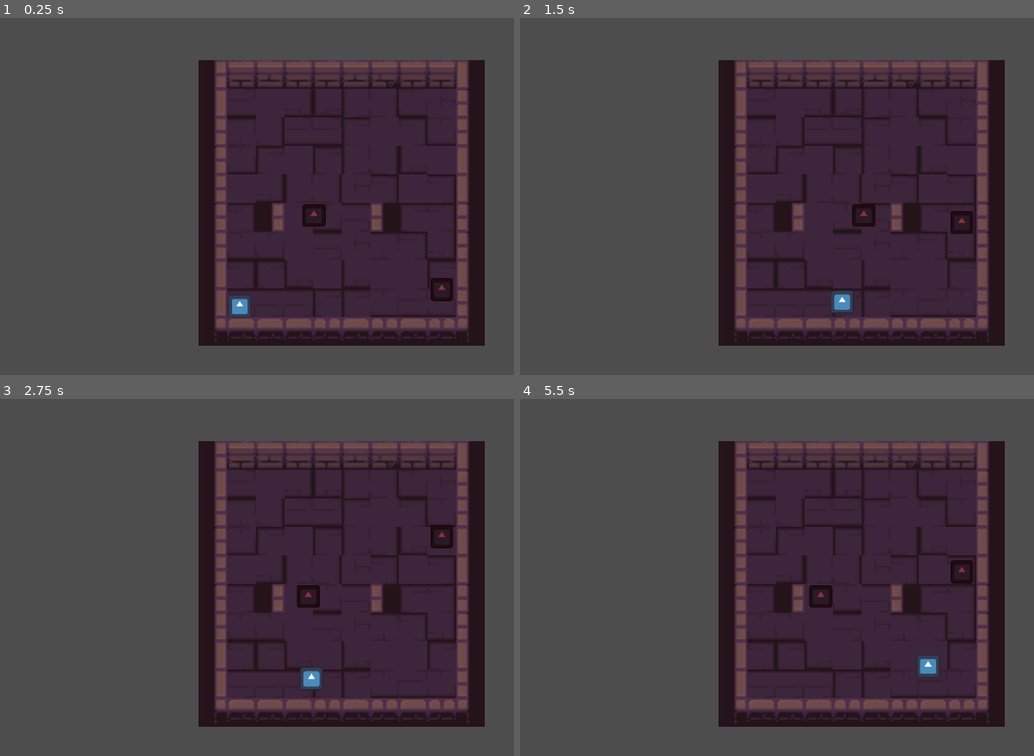
Above: before the commit, frames 1-4 (two rows, left to right).
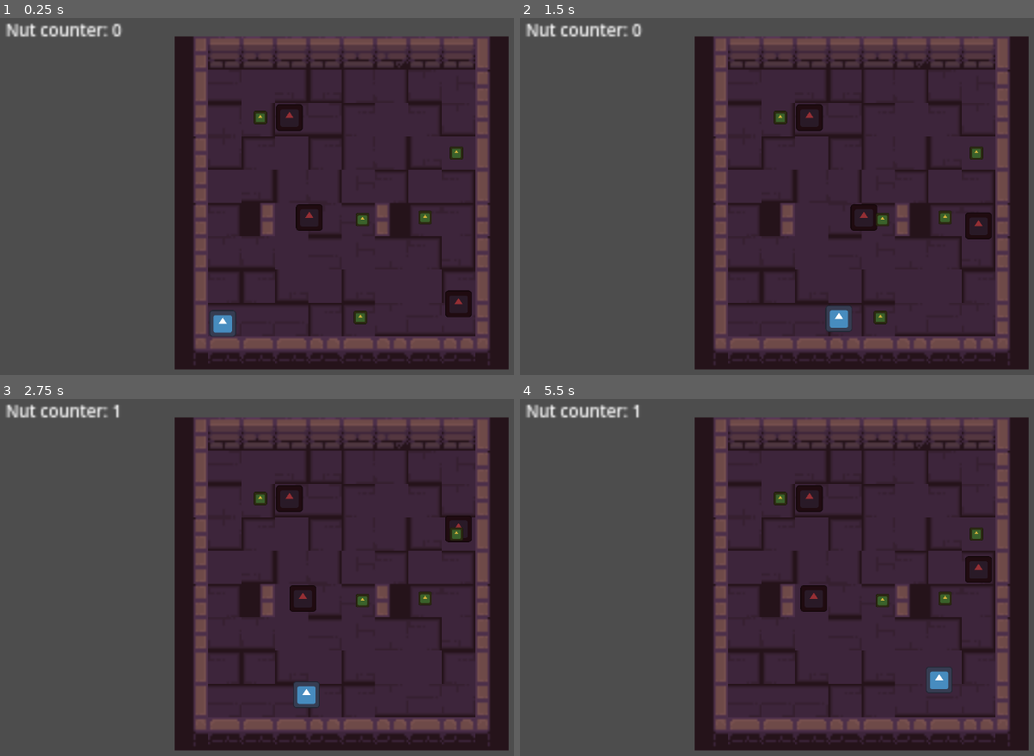
Above: after the commit, the same moments.

Repository: ekaktusz/squirrel-in-the-forest
Game: Godot game, scene res://Scenes/game.tscn
Two runs of this game, one before a commit and one after it. Both use one fixed random seed, a clock stepped at 60 frames per second and the inputs below. The engine's default icon, where the game draws it, is replaced by a stand-in: a white triangle on a blue panel in a dark square.
Inputs:
- Up to frame 1 (0.25 s): no input
- Up to frame 2 (1.5 s): hold Right (ui_right) from 0.53 s (still down); tap Up (ui_up) at 0.77 s
- Up to frame 3 (2.75 s): tap Up (ui_up) at 1.52 s; release Right (ui_right) at 2.03 s; hold Left (ui_left) from 2.03 s (still down)
- Up to frame 4 (5.5 s): release Left (ui_left) at 2.78 s; hold Right (ui_right) 2.78-4.28 s; tap Up (ui_up) at 3.02, 3.77, 4.52 s; hold Left (ui_left) 4.28-5.03 s; hold Right (ui_right) from 5.03 s (still down)

The runs differ from the first frame. In frame 1, 30% of the frame differs, in the area x 1-99%, y 1-99%; in frame 2, 30%; in frame 3, 30%; in frame 4, 30%.

Commit message:
nuts added, globals and pickup logic basics

Diff:
--- /dev/null
+++ b/Scenes/Hud/Hud.tscn
@@ -0,0 +1,12 @@
+[gd_scene load_steps=2 format=3 uid="uid://cdnwvb5y6yy62"]
+
+[ext_resource type="Script" path="res://Scenes/Hud/hud.gd" id="1_qq101"]
+
+[node name="Hud" type="Node2D"]
+script = ExtResource("1_qq101")
+
+[node name="Label" type="Label" parent="."]
+offset_right = 40.0
+offset_bottom = 23.0
+theme_override_font_sizes/font_size = 8
+text = "Nuts: "
--- /dev/null
+++ b/Scenes/Hud/hud.gd
@@ -0,0 +1,5 @@
+extends Node2D
+@onready var label: Label = $Label
+
+func _process(delta: float) -> void:
+	label.text = "Nut counter: " + str(Globals.nut_counter)
--- a/Scenes/Levels/DummyLevel.tscn
+++ b/Scenes/Levels/DummyLevel.tscn
@@ -1,8 +1,10 @@
-[gd_scene load_steps=4 format=4 uid="uid://daj4n0evxxeig"]
+[gd_scene load_steps=6 format=4 uid="uid://daj4n0evxxeig"]
 
 [ext_resource type="PackedScene" uid="uid://cy6e58i5cbg2h" path="res://Scenes/Tilemaps/TilemapGroundFloor.tscn" id="1_omx4m"]
 [ext_resource type="Script" path="res://Scenes/Levels/dummy_level.gd" id="1_xpino"]
 [ext_resource type="PackedScene" uid="uid://c56unw6ldcudi" path="res://Scenes/NPC/NPC.tscn" id="2_4m5nu"]
+[ext_resource type="PackedScene" uid="uid://cmkkegdbsiwcv" path="res://Scenes/Nut/Nut.tscn" id="4_ic73y"]
+[ext_resource type="PackedScene" uid="uid://cauia1447s1l2" path="res://Scenes/Squirrel/Squirrel.tscn" id="5_53h01"]
 
 [node name="DummyLevel" type="Node2D"]
 script = ExtResource("1_xpino")
@@ -16,4 +18,30 @@
 [node name="NPC2" parent="." instance=ExtResource("2_4m5nu")]
 position = Vector2(-8, 7)
 
+[node name="NPC3" parent="." instance=ExtResource("2_4m5nu")]
+position = Vector2(-25, -41)
+
 [node name="NavigationAgent2D" type="NavigationAgent2D" parent="."]
+
+[node name="Nut1" parent="." instance=ExtResource("4_ic73y")]
+position = Vector2(10, 8)
+scale = Vector2(0.05, 0.05)
+
+[node name="Nut2" parent="." instance=ExtResource("4_ic73y")]
+position = Vector2(9, 55)
+scale = Vector2(0.05, 0.05)
+
+[node name="Nut3" parent="." instance=ExtResource("4_ic73y")]
+position = Vector2(-39, -41)
+scale = Vector2(0.05, 0.05)
+
+[node name="Nut4" parent="." instance=ExtResource("4_ic73y")]
+position = Vector2(40, 7)
+scale = Vector2(0.05, 0.05)
+
+[node name="Nut5" parent="." instance=ExtResource("4_ic73y")]
+position = Vector2(55, -24)
+scale = Vector2(0.05, 0.05)
+
+[node name="Squirrel" parent="." instance=ExtResource("5_53h01")]
+position = Vector2(-57, 58)
--- a/Scenes/Levels/dummy_level.gd
+++ b/Scenes/Levels/dummy_level.gd
@@ -4,5 +4,7 @@
 @onready var npc_2: CharacterBody2D = $NPC2
 
 func _process(_delta: float) -> void:
+	npc_2.motion_mode = CharacterBody2D.MOTION_MODE_FLOATING
+	npc.motion_mode = CharacterBody2D.MOTION_MODE_GROUNDED
 	npc.move()
 	npc_2.move_side()
--- a/Scenes/NPC/NPC.tscn
+++ b/Scenes/NPC/NPC.tscn
@@ -1,10 +1,10 @@
-[gd_scene load_steps=6 format=3 uid="uid://c56unw6ldcudi"]
+[gd_scene load_steps=7 format=3 uid="uid://c56unw6ldcudi"]
 
 [ext_resource type="Script" path="res://Scenes/NPC/npc.gd" id="1_r6vrx"]
 [ext_resource type="Texture2D" uid="uid://kys84x5wpcxf" path="res://icon.svg" id="2_1mq5b"]
 
-[sub_resource type="CircleShape2D" id="CircleShape2D_80fer"]
-radius = 61.0328
+[sub_resource type="RectangleShape2D" id="RectangleShape2D_fms7k"]
+size = Vector2(120, 120)
 
 [sub_resource type="AtlasTexture" id="AtlasTexture_jjika"]
 atlas = ExtResource("2_1mq5b")
@@ -21,14 +21,28 @@
 "speed": 5.0
 }]
 
+[sub_resource type="RectangleShape2D" id="RectangleShape2D_pu7pp"]
+size = Vector2(130, 130)
+
 [node name="NPC" type="CharacterBody2D"]
 y_sort_enabled = true
 scale = Vector2(0.1, 0.1)
+slide_on_ceiling = false
+floor_block_on_wall = false
 script = ExtResource("1_r6vrx")
 
 [node name="CollisionShape2D" type="CollisionShape2D" parent="."]
-shape = SubResource("CircleShape2D_80fer")
+scale = Vector2(1, 1)
+shape = SubResource("RectangleShape2D_fms7k")
 
 [node name="AnimatedSprite2D" type="AnimatedSprite2D" parent="."]
 self_modulate = Color(0.584682, 0.184671, 0.202829, 1)
+scale = Vector2(1, 1)
 sprite_frames = SubResource("SpriteFrames_c5cg8")
+
+[node name="Area2D" type="Area2D" parent="." groups=["enemy"]]
+scale = Vector2(1, 1)
+
+[node name="CollisionShape2D" type="CollisionShape2D" parent="Area2D"]
+scale = Vector2(1, 1)
+shape = SubResource("RectangleShape2D_pu7pp")
--- a/Scenes/NPC/npc.gd
+++ b/Scenes/NPC/npc.gd
@@ -1,8 +1,6 @@
 extends CharacterBody2D
 
 @onready var npc: CharacterBody2D = $"."
-@onready var navigation_agent_2d: NavigationAgent2D = $"../NavigationAgent2D"
-
 const SPEED = 30
 const ACCELERATION = 1
 var direction: Vector2 = Vector2.UP
@@ -23,7 +21,6 @@
 func move_side():
 	velocity = direction_2 * SPEED * ACCELERATION
 	move_and_slide()
-	print(is_on_wall())
 	if is_on_wall():
 		change_direction_side()
 
--- /dev/null
+++ b/Scenes/Nut/Nut.tscn
@@ -0,0 +1,22 @@
+[gd_scene load_steps=4 format=3 uid="uid://cmkkegdbsiwcv"]
+
+[ext_resource type="Script" path="res://Scenes/Nut/nut.gd" id="1_bqe84"]
+[ext_resource type="Texture2D" uid="uid://kys84x5wpcxf" path="res://icon.svg" id="2_vq4yt"]
+
+[sub_resource type="CircleShape2D" id="CircleShape2D_l7wy3"]
+radius = 86.0233
+
+[node name="Nut" type="Node2D"]
+script = ExtResource("1_bqe84")
+
+[node name="Sprite2D" type="Sprite2D" parent="."]
+self_modulate = Color(0.823994, 0.692834, 0.226163, 1)
+texture = ExtResource("2_vq4yt")
+
+[node name="Area2D" type="Area2D" parent="Sprite2D" groups=["nut"]]
+y_sort_enabled = true
+
+[node name="CollisionShape2D" type="CollisionShape2D" parent="Sprite2D/Area2D"]
+shape = SubResource("CircleShape2D_l7wy3")
+
+[connection signal="area_entered" from="Sprite2D/Area2D" to="." method="_on_area_2d_area_entered"]
--- /dev/null
+++ b/Scenes/Nut/nut.gd
@@ -0,0 +1,5 @@
+extends Node2D
+
+func _on_area_2d_area_entered(area: Area2D) -> void:
+	if area.is_in_group("player"):
+		queue_free()
--- a/Scenes/Squirrel/Squirrel.tscn
+++ b/Scenes/Squirrel/Squirrel.tscn
@@ -1,10 +1,10 @@
-[gd_scene load_steps=6 format=3 uid="uid://cauia1447s1l2"]
+[gd_scene load_steps=7 format=3 uid="uid://cauia1447s1l2"]
 
 [ext_resource type="Script" path="res://Scenes/Squirrel/squirrel.gd" id="1_ufrd5"]
 [ext_resource type="Texture2D" uid="uid://kys84x5wpcxf" path="res://icon.svg" id="2_pf5ub"]
 
 [sub_resource type="CircleShape2D" id="CircleShape2D_80fer"]
-radius = 61.0328
+radius = 60.0
 
 [sub_resource type="AtlasTexture" id="AtlasTexture_jjika"]
 atlas = ExtResource("2_pf5ub")
@@ -21,9 +21,13 @@
 "speed": 5.0
 }]
 
+[sub_resource type="RectangleShape2D" id="RectangleShape2D_n733n"]
+size = Vector2(130, 130)
+
 [node name="Squirrel" type="CharacterBody2D"]
 y_sort_enabled = true
 scale = Vector2(0.1, 0.1)
+motion_mode = 1
 script = ExtResource("1_ufrd5")
 
 [node name="CollisionShape2D" type="CollisionShape2D" parent="."]
@@ -31,3 +35,12 @@
 
 [node name="AnimatedSprite2D" type="AnimatedSprite2D" parent="."]
 sprite_frames = SubResource("SpriteFrames_c5cg8")
+
+[node name="Area2D" type="Area2D" parent="." groups=["player"]]
+scale = Vector2(1, 1)
+
+[node name="CollisionShape2D" type="CollisionShape2D" parent="Area2D"]
+scale = Vector2(1, 1)
+shape = SubResource("RectangleShape2D_n733n")
+
+[connection signal="area_entered" from="Area2D" to="." method="_on_area_2d_area_entered"]
--- a/Scenes/Squirrel/squirrel.gd
+++ b/Scenes/Squirrel/squirrel.gd
@@ -1,15 +1,17 @@
 extends CharacterBody2D
-
-
-const SPEED = 50
-const ACCELERATION = 25
-const FRICTION = 10
 
 func _physics_process(_delta: float) -> void:
 
 	var direction = Input.get_vector("ui_left", "ui_right", "ui_up", "ui_down")
 	if direction:
-		velocity = velocity.move_toward(direction * SPEED, ACCELERATION)
+		velocity = velocity.move_toward(direction * Globals.speed, Globals.acceleration)
 	else:
-		velocity = velocity.move_toward(Vector2.ZERO, FRICTION)
+		velocity = velocity.move_toward(Vector2.ZERO, Globals.friction)
 	move_and_slide()
+
+
+func _on_area_2d_area_entered(area: Area2D) -> void:
+	if area.is_in_group("enemy"):
+		Globals.lose_nut()
+	if area.is_in_group("nut"):
+		Globals.collect_nut()
--- a/Scenes/game.tscn
+++ b/Scenes/game.tscn
@@ -1,15 +1,15 @@
 [gd_scene load_steps=3 format=3 uid="uid://shrlalqvdt0q"]
 
 [ext_resource type="PackedScene" uid="uid://daj4n0evxxeig" path="res://Scenes/Levels/DummyLevel.tscn" id="1_i1m72"]
-[ext_resource type="PackedScene" uid="uid://cauia1447s1l2" path="res://Scenes/Squirrel/Squirrel.tscn" id="1_iiss6"]
+[ext_resource type="PackedScene" uid="uid://cdnwvb5y6yy62" path="res://Scenes/Hud/Hud.tscn" id="3_hap6f"]
 
 [node name="Game" type="Node2D"]
 position = Vector2(130, 65)
 
 [node name="Camera2D" type="Camera2D" parent="."]
-zoom = Vector2(3, 3)
+zoom = Vector2(3.5, 3.5)
 
 [node name="DummyLevel" parent="." instance=ExtResource("1_i1m72")]
 
-[node name="Squirrel" parent="." instance=ExtResource("1_iiss6")]
-position = Vector2(-57, 58)
+[node name="Hud" parent="." instance=ExtResource("3_hap6f")]
+position = Vector2(-161, -89)
--- /dev/null
+++ b/Scripts/globals.gd
@@ -0,0 +1,13 @@
+extends Node
+
+
+var nut_counter: int = 0
+const speed = 50
+const acceleration = 25
+const friction = 10
+
+func collect_nut():
+	nut_counter += 1
+
+func lose_nut():
+	nut_counter -= 1
--- a/project.godot
+++ b/project.godot
@@ -15,6 +15,10 @@
 config/features=PackedStringArray("4.3", "GL Compatibility")
 config/icon="res://icon.svg"
 
+[autoload]
+
+Globals="*res://Scripts/globals.gd"
+
 [editor]
 
 movie_writer/mjpeg_quality=0.5
